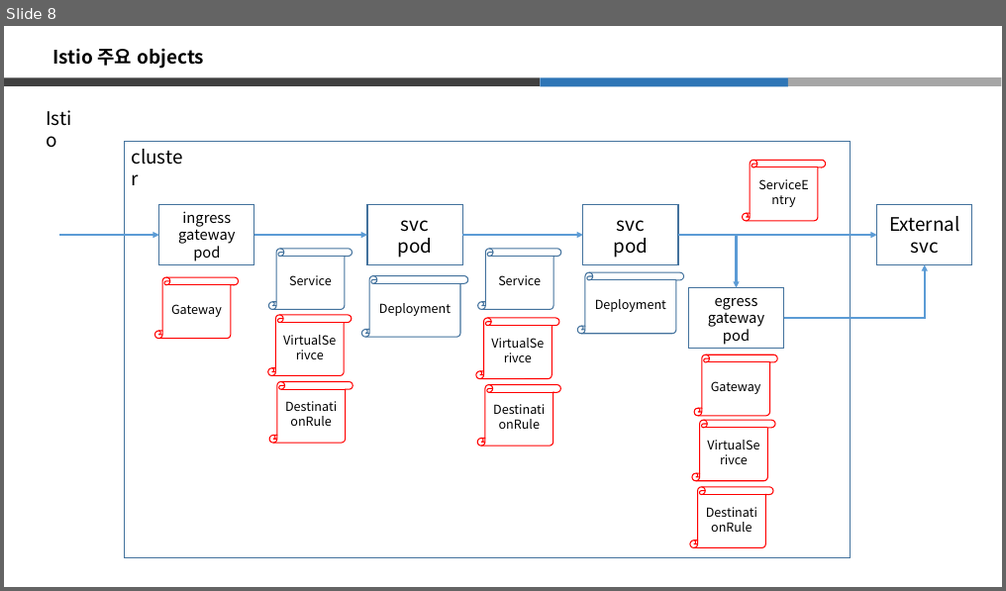
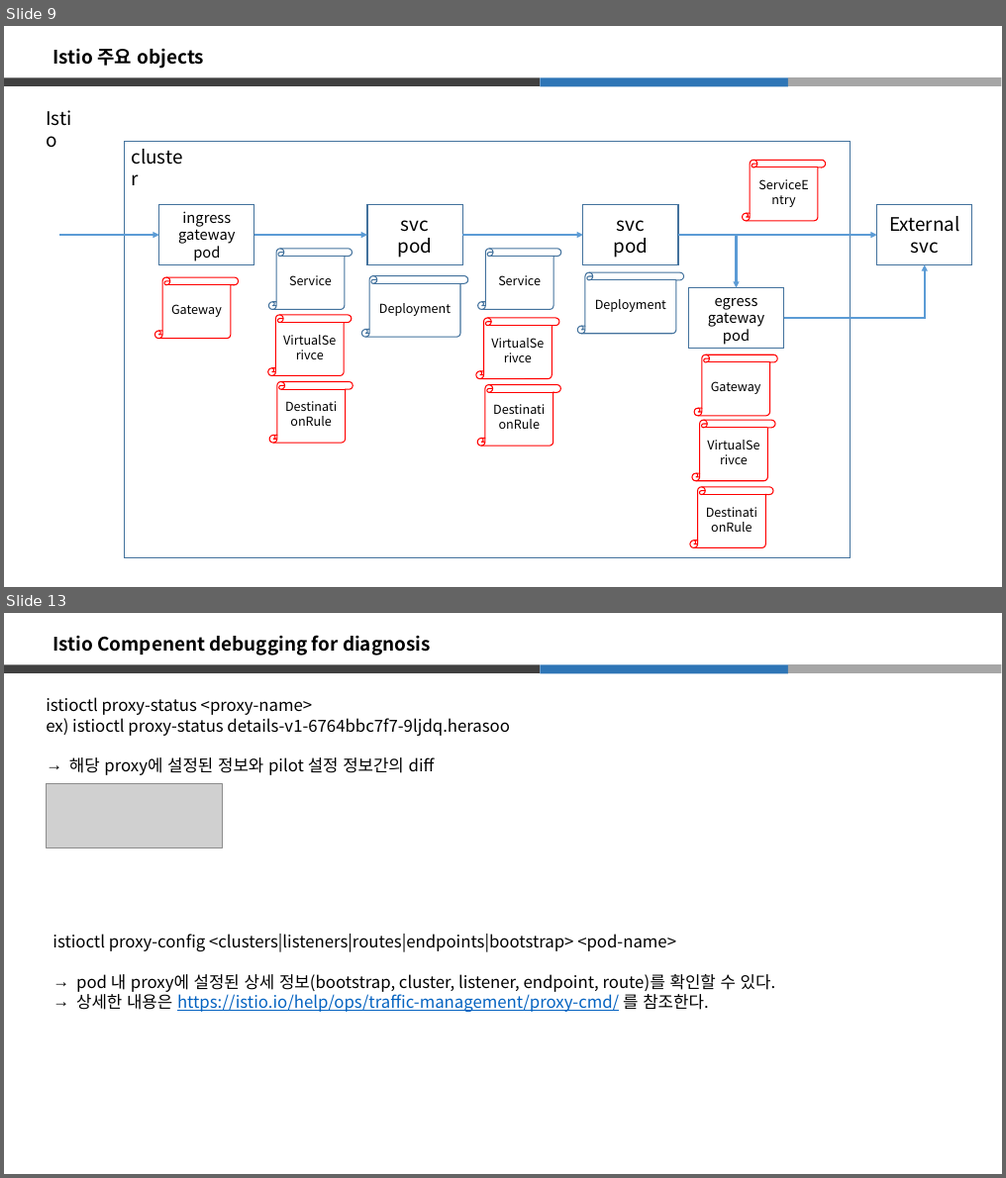
Before and after one commit to hkkkkq/fjfffffdsfdasfdsafdsafjfffffdsfdasfdsafdsafjfffffdsfdasfdsafdsafjfffffdsfdasfdsafdsa, a slide deck: deliverables/13. Tech Support/istio/Istio 소개.pptx. Shown one above the other, each under a label of ours: slide 8 before the commit, slides 9 and 13 after it; the slides between them are not shown. The pictures are 1006x591 and 1006x1178 pixels, drawn with LibreOffice and Linux fonts; fonts in the diff are those of the drawing; grey boxes stand for pictures. Boxes give left, top, right and bottom in pixels: in the first picture for what was removed or moved away, otherwise in the second. Text is boxed around its words. In the diff, an @@ line names an element or a change of style, - is before the commit and + after.

Commit message:
herasoo commit by samsung

```diff
--- a/deliverables/13. Tech Support/istio/Istio 소개.pptx
+++ b/deliverables/13. Tech Support/istio/Istio 소개.pptx
@@ slide 13 added at [4, 613, 1002, 1174], background #FFFFFF @@
@@ text added at [53, 635, 431, 656], 18 pt, text #000000, bold @@
+Istio Compenent debugging for diagnosis
@@ rectangle added at [4, 664, 540, 672], fill #404040 @@
@@ rectangle added at [540, 664, 788, 673], fill #2E75B6 @@
@@ rectangle added at [788, 664, 1001, 673], fill #A6A6A6 @@
@@ text added at [46, 697, 510, 775], 16 pt, text #000000 @@
+istioctl proxy-status <proxy-name>
+ex) istioctl proxy-status details-v1-6764bbc7f7-9ljdq.herasoo
+→ 해당 proxy에 설정된 정보와 pilot 설정 정보간의 diff
@@ picture added at [46, 783, 222, 848] @@
@@ text added at [53, 934, 776, 1013], 16 pt, text #000000 @@
+istioctl proxy-config <clusters|listeners|routes|endpoints|bootstrap> <pod-name>
+→ pod 내 proxy에 설정된 상세 정보(bootstrap, cluster, listener, endpoint, route)를 확인할 수 있다.
+→ 상세한 내용은 https://istio.io/help/ops/traffic-management/proxy-cmd/ 를 참조한다.
@@ what was slide 8 is now slide 9 @@
```
Also in this commit, not shown: 6 slides changed, 2 other slides added, 2 other files.
